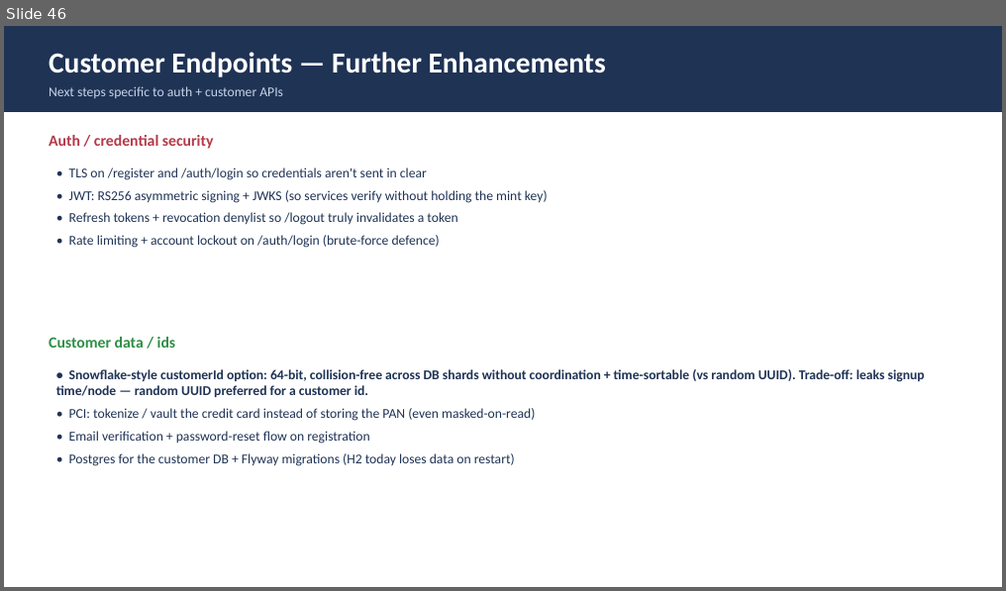
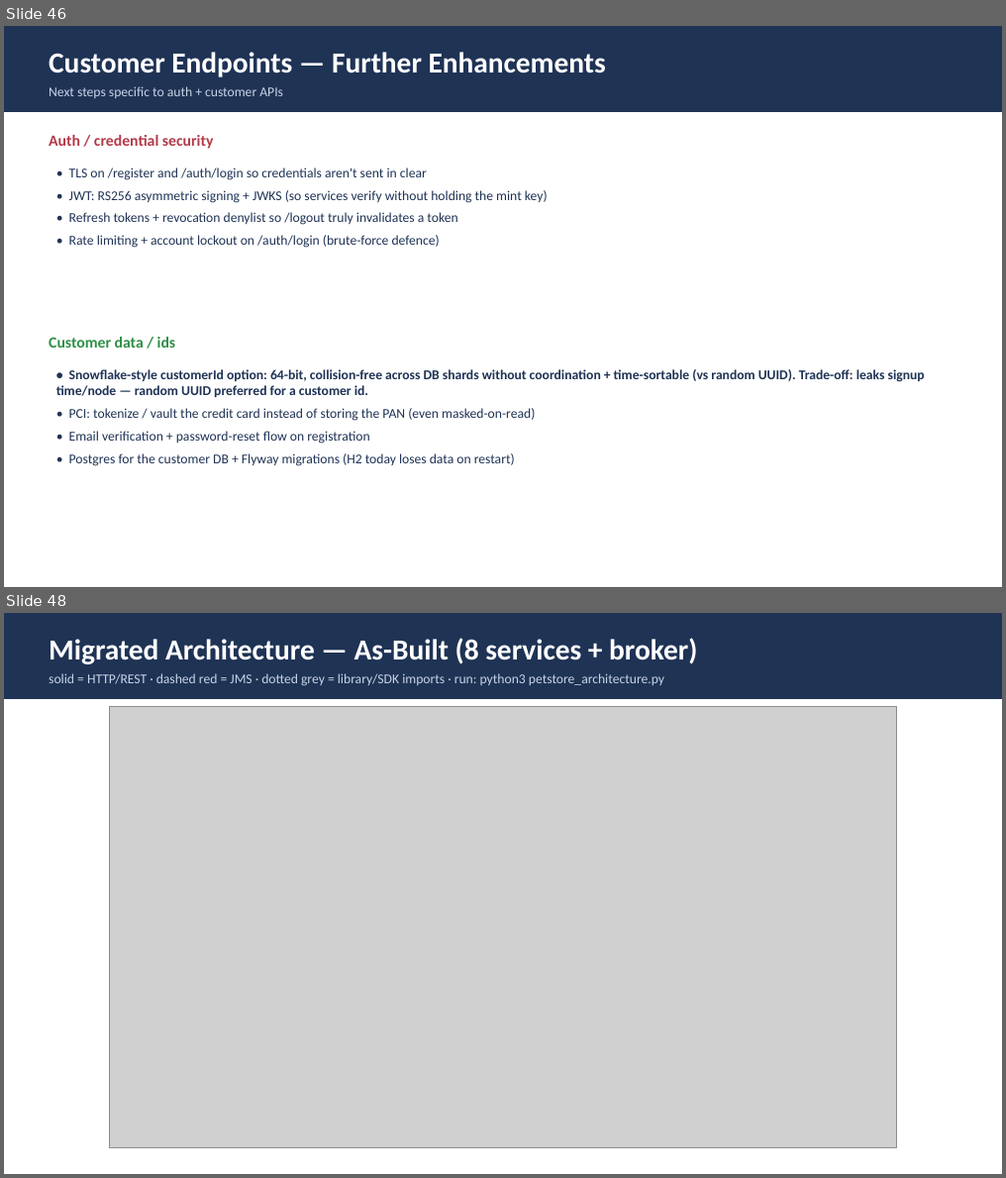
Before and after one commit to Vishak-94/pet-store, a slide deck: PetStore_Architecture_LLD.pptx. Shown one above the other, each under a label of ours: slide 46 before the commit, slides 46 and 48 after it; the slides between them are not shown. The pictures are 1006x591 and 1006x1178 pixels, drawn with LibreOffice and Linux fonts; fonts in the diff are those of the drawing; grey boxes stand for pictures. Boxes give left, top, right and bottom in pixels: in the first picture for what was removed or moved away, otherwise in the second. Text is boxed around its words. In the diff, an @@ line names an element or a change of style, - is before the commit and + after.

Commit message:
Add package/client-SDK dependency diagram + 2 architecture slides in PPT

```diff
--- a/PetStore_Architecture_LLD.pptx
+++ b/PetStore_Architecture_LLD.pptx
@@ slide 48 added at box(4, 613, 1002, 1174), background #FFFFFF @@
@@ rectangle added at box(4, 613, 1002, 699), fill #1F3355 @@
@@ text added at box(49, 638, 697, 664), 28 pt, text #FFFFFF, bold @@
+Migrated Architecture — As-Built (8 services + broker)
@@ text added at box(49, 673, 664, 686), 13 pt, text #C5D3E6 @@
+solid = HTTP/REST · dashed red = JMS · dotted grey = library/SDK imports · run: python3 petstore_architecture.py
@@ picture added at box(110, 707, 897, 1149) @@
```
Also in this commit, not shown: 3 slides changed, 1 other slide added, 4 other files.
